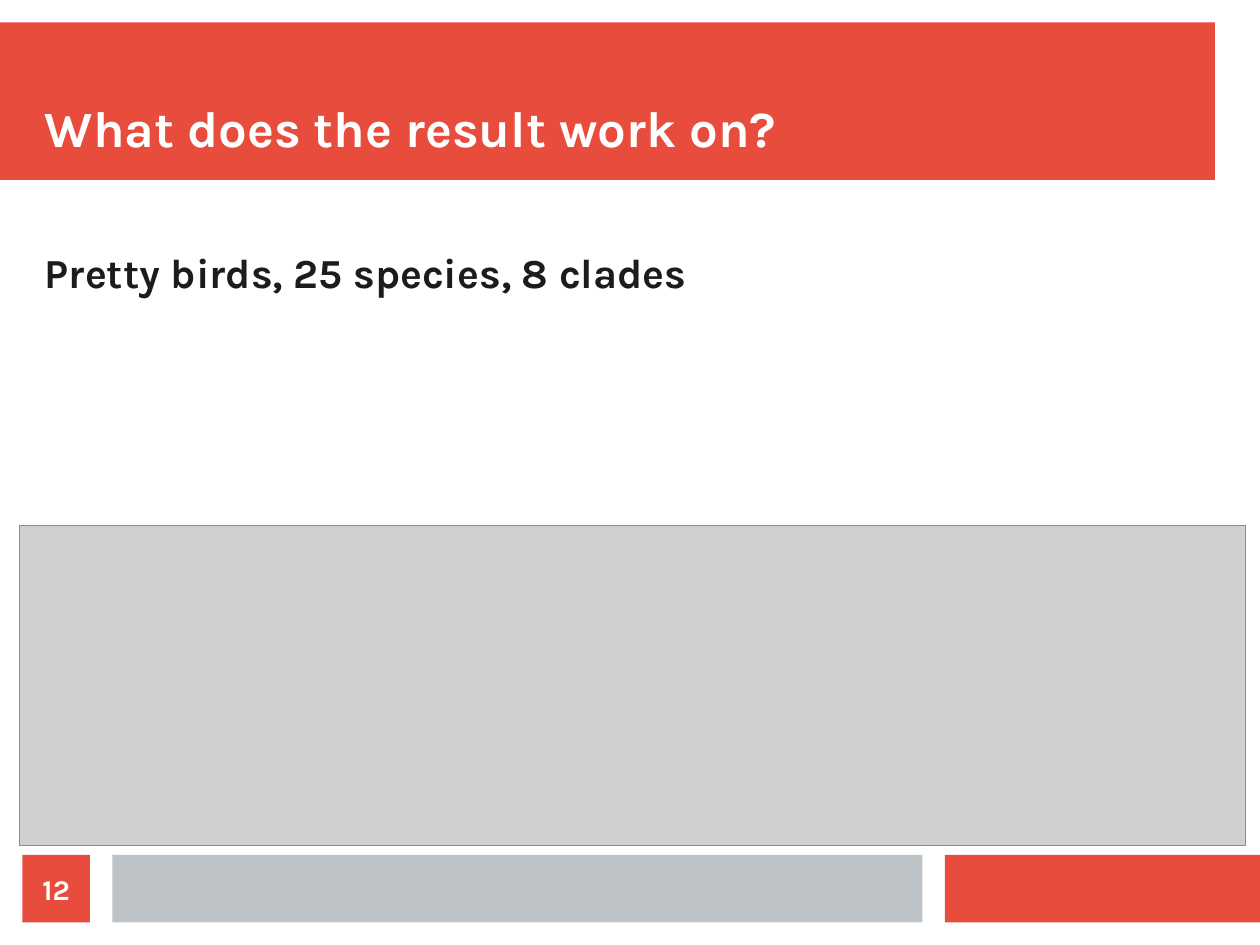
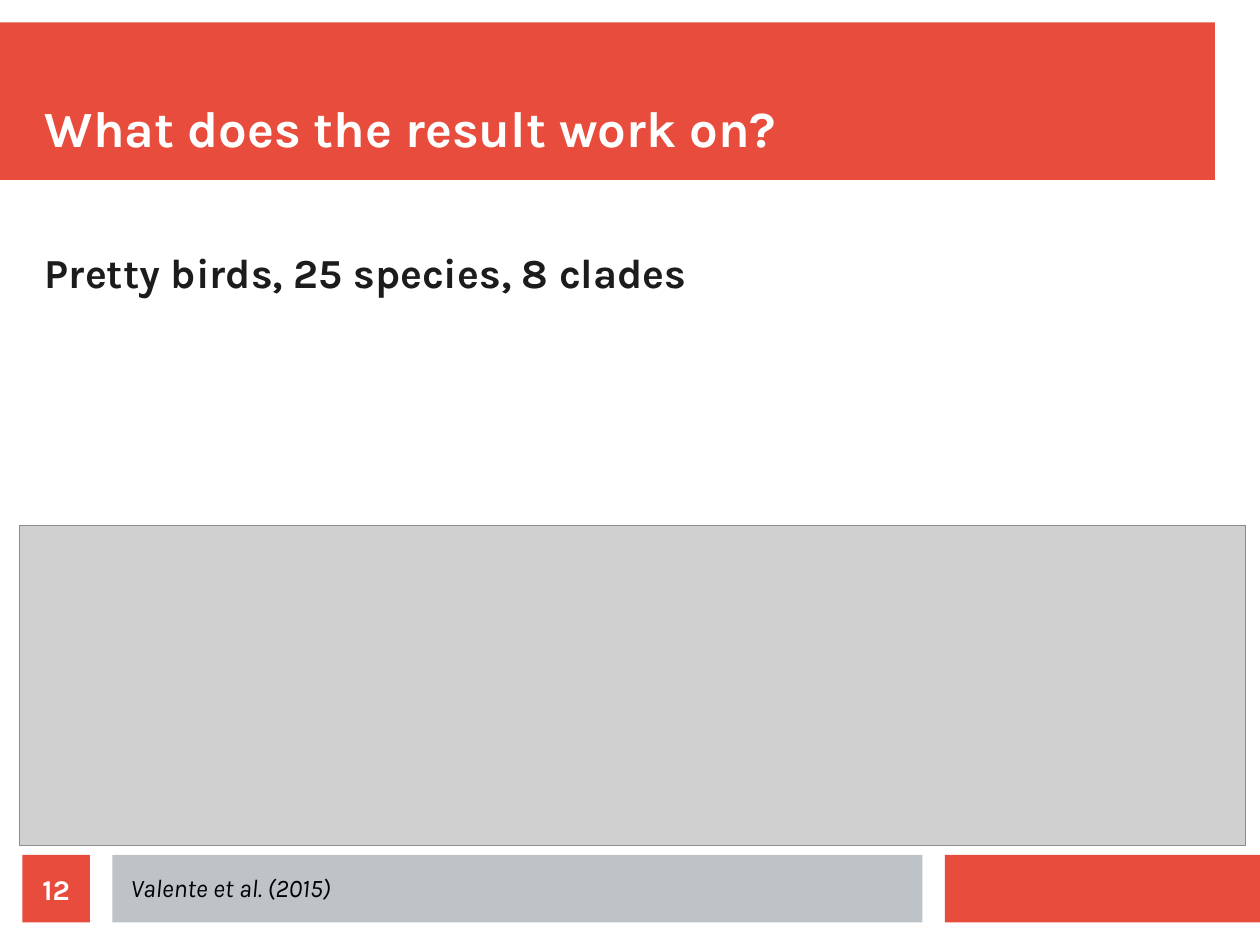
Before and after one commit to richelbilderbeek/Science, a slide deck: slide 12 of Bilderbeek20180622/Bilderbeek20180622.odp. Drawn at 1260x945 pixels with LibreOffice and Linux fonts; fonts in the diff are those of the drawing; grey boxes stand for pictures. Boxes give left, top, right and bottom in pixels: in the first picture for what was removed or moved away, otherwise in the second. Text is boxed around its words. In the diff, an @@ line names an element or a change of style, - is before the commit and + after.

```diff
--- a/Bilderbeek20180622/Bilderbeek20180622.odp
+++ b/Bilderbeek20180622/Bilderbeek20180622.odp
@@ text added at (x1=131, y1=879, x2=330, y2=900), 16 pt, text #000000, italic @@
+Valente et al. (2015)
```
Also in this commit, not shown: 6 other slides changed, 13 slides added, 10 other files.
